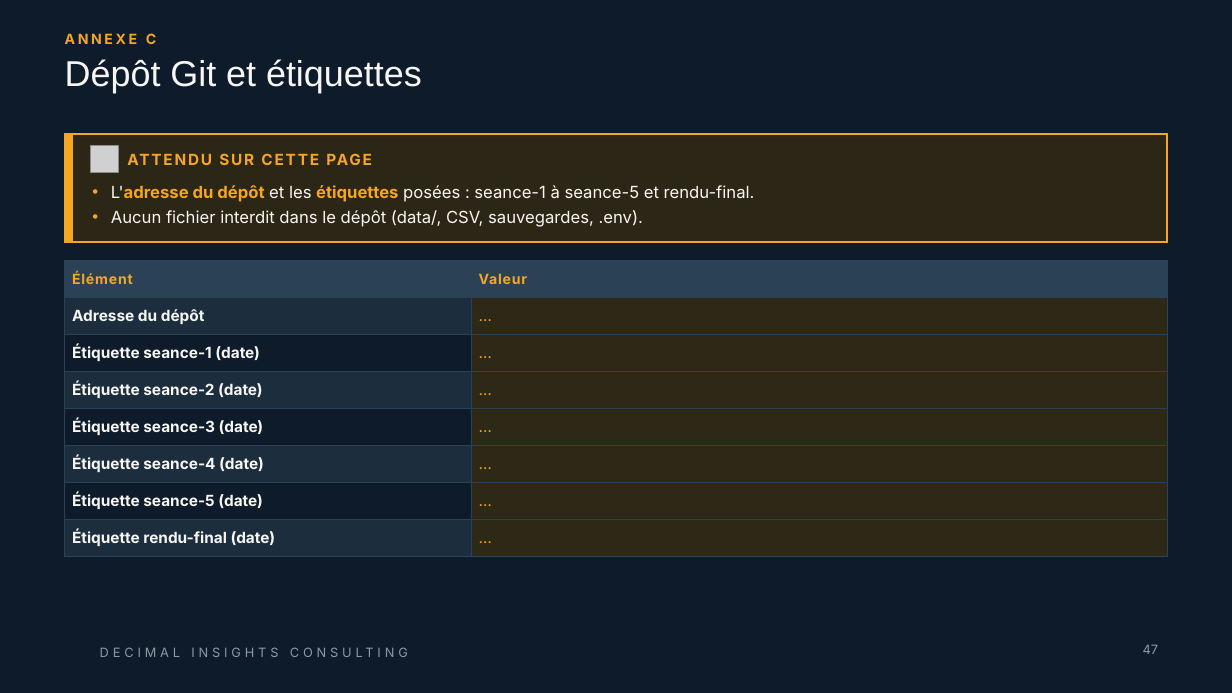
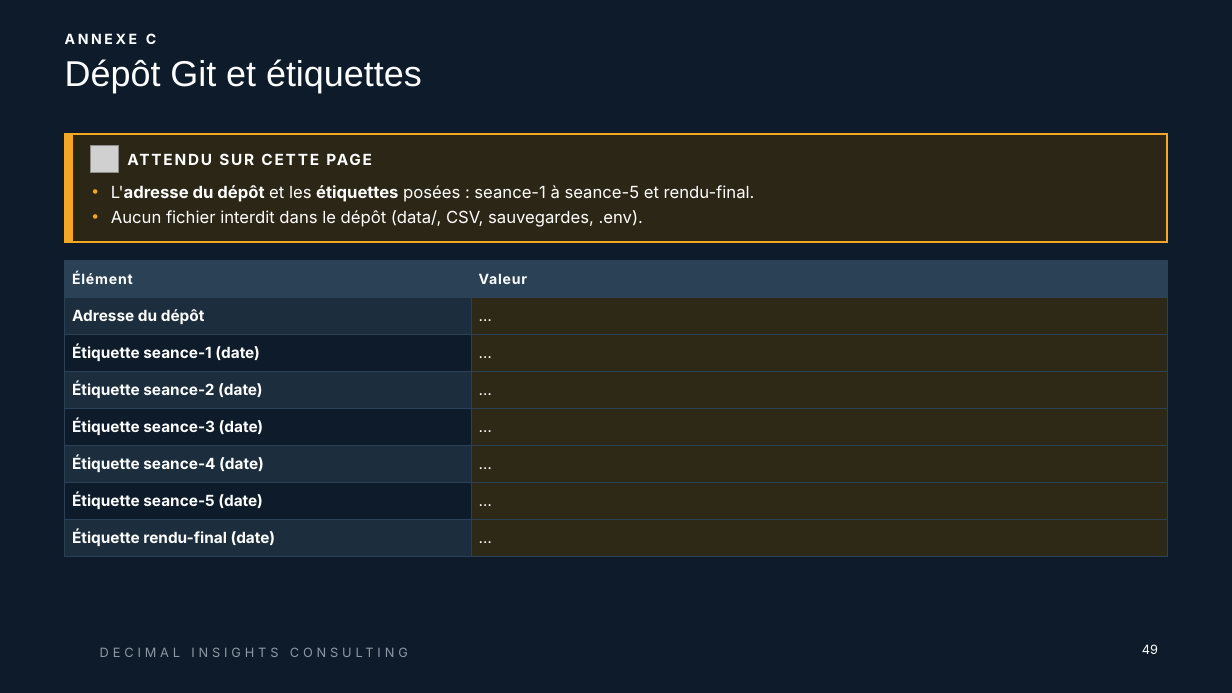
Before and after one commit to ruthabebeneg/td-qualite-g02, a slide deck: slide 49 of livrables/Livrable_Groupe_TD_AssurConnect.pptx (slide 47 before the commit). Drawn at 1232x693 pixels with LibreOffice and Linux fonts; fonts in the diff are those of the drawing; grey boxes stand for pictures; background and template pictures are left out. Boxes give left, top, right and bottom in pixels: in the first picture for what was removed or moved away, otherwise in the second. Text is boxed around its words. In the diff, an @@ line names an element or a change of style, - is before the commit and + after.

```diff
--- a/livrables/Livrable_Groupe_TD_AssurConnect.pptx
+++ b/livrables/Livrable_Groupe_TD_AssurConnect.pptx
@@ text "ANNEXE C" at (x1=65, y1=33, x2=156, y2=44): text colour #F5A623 to #FFFFFF @@
@@ text "ATTENDU SUR CETTE PAGE" at (x1=128, y1=146, x2=867, y2=172): text colour #F5A623 to #FFFFFF @@
@@ text "L'adresse du dépôt et les ..." at (x1=111, y1=185, x2=755, y2=227): text colour #F7F6F2 to #FFFFFF in "L'adresse et les posées : seance-1 à ...", "Aucun fichier interdit dans le dépôt (data/, ..."; text colour #F5A623 to #FFFFFF in "L'adresse du dépôt étiquettes" @@
@@ table at (x1=65, y1=261, x2=1167, y2=556) @@
@@ text colour #F5A623 to #FFFFFF in "Élément", "Valeur", "…", "…" and 5 more places @@
@@ text colour #F7F6F2 to #FFFFFF in "Adresse du dépôt", "Étiquette seance-1 (date)", "Étiquette seance-2 (date)", "Étiquette seance-3 (date)" and 3 more places @@
@@ page number at (x1=1142, y1=644, x2=1158, y2=654): text changed; text colour #8E99A4 to #FFFFFF @@
-47
+49
```
Also in this commit, not shown: 47 other slides changed, 2 slides added.
